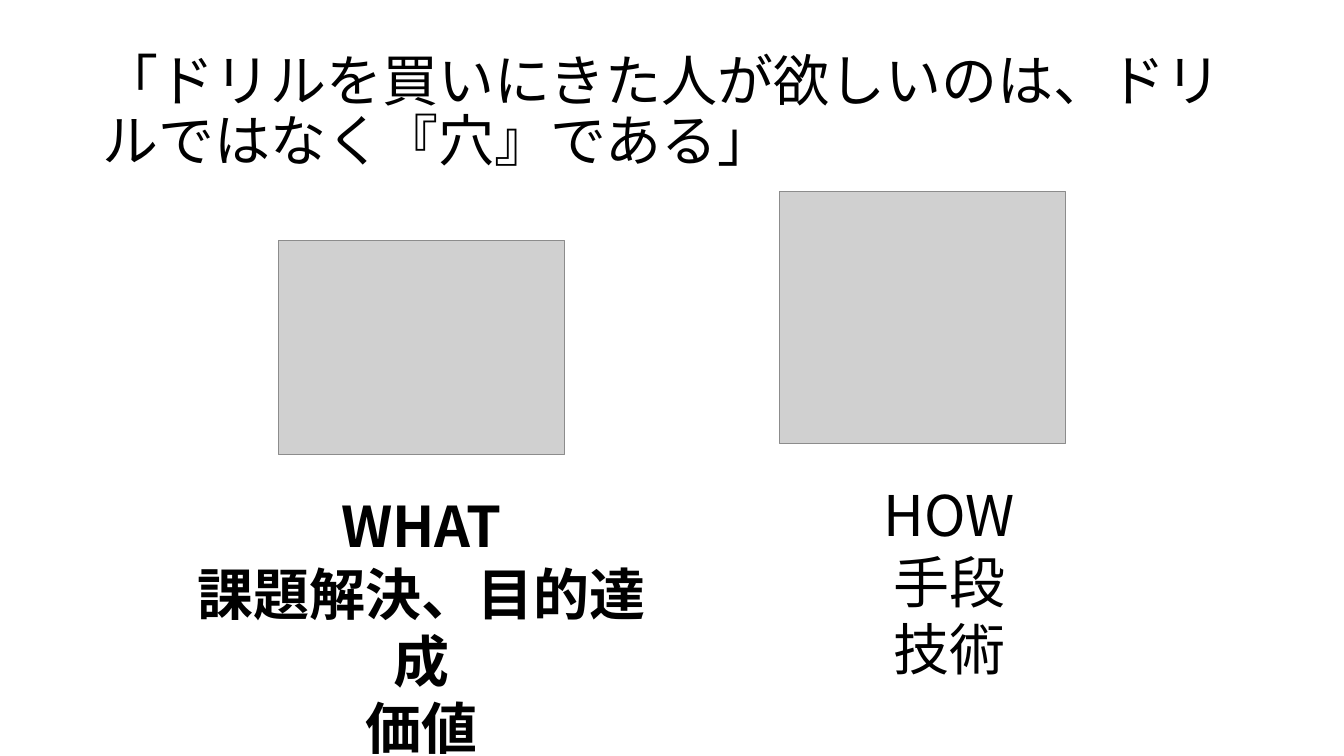
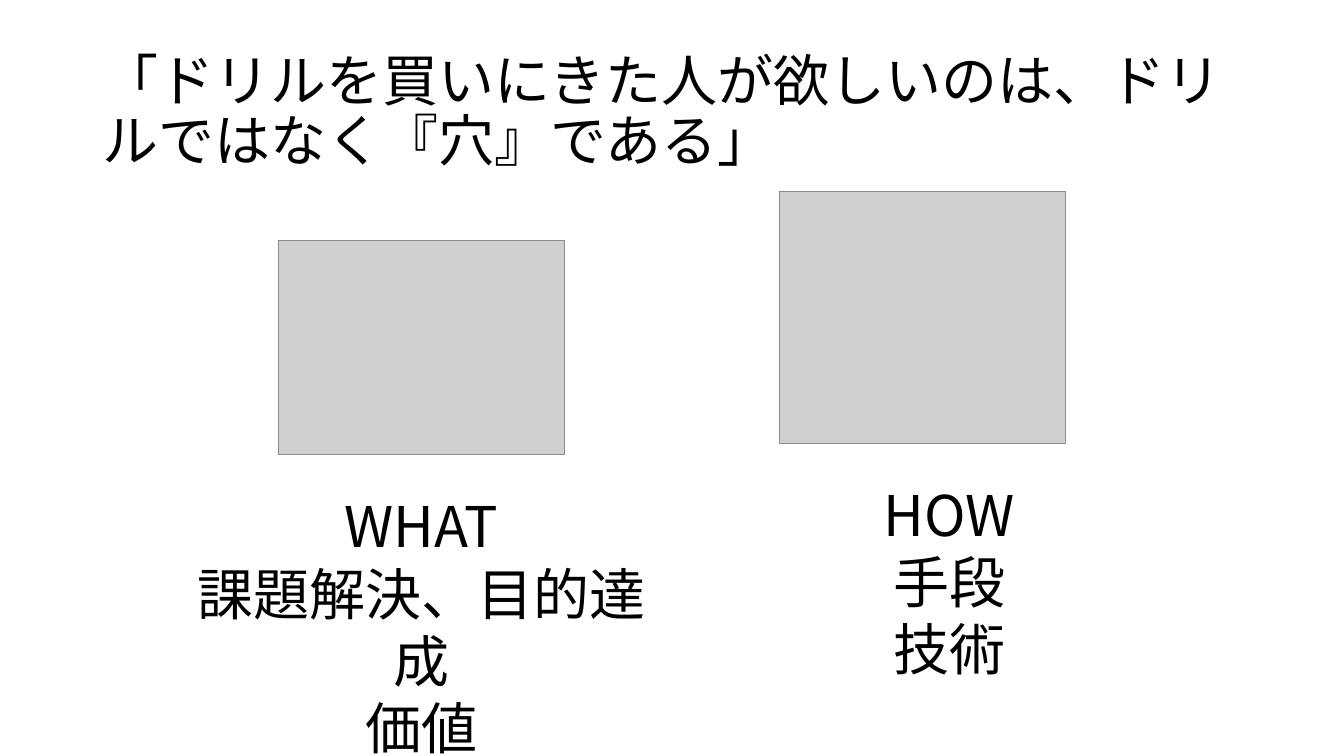
Before and after one commit to satoyoshiharu/innovation_design, a slide deck: slide 3 of figures.pptx. Drawn at 1344x756 pixels with LibreOffice and Linux fonts; fonts in the diff are those of the drawing; grey boxes stand for pictures. Boxes give left, top, right and bottom in pixels: in the first picture for what was removed or moved away, otherwise in the second. Text is boxed around its words. In the diff, an @@ line names an element or a change of style, - is before the commit and + after.

```diff
--- a/figures.pptx
+++ b/figures.pptx
@@ text "WHAT" at bbox=[198, 506, 646, 754]: bold off @@
```
Also in this commit, not shown: 3 slides added.
